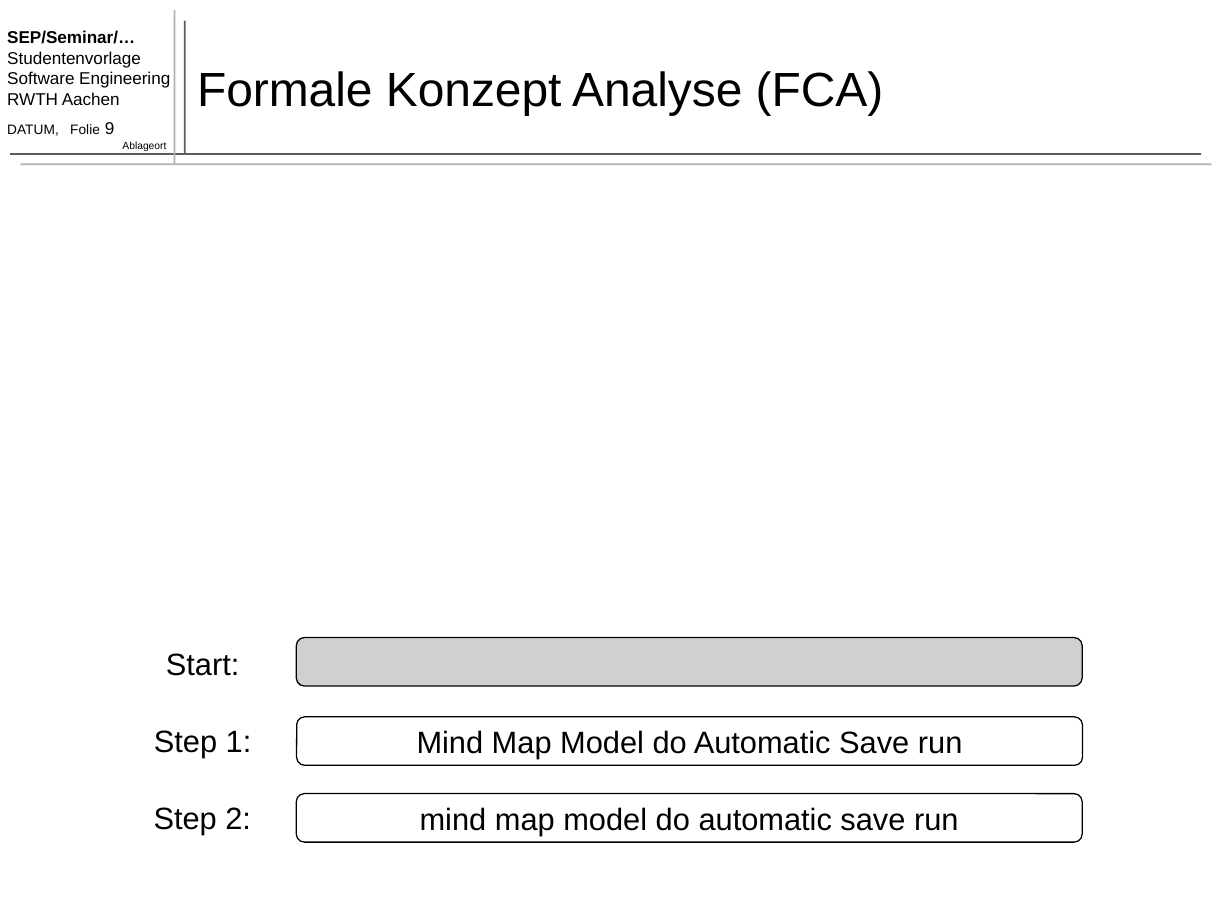
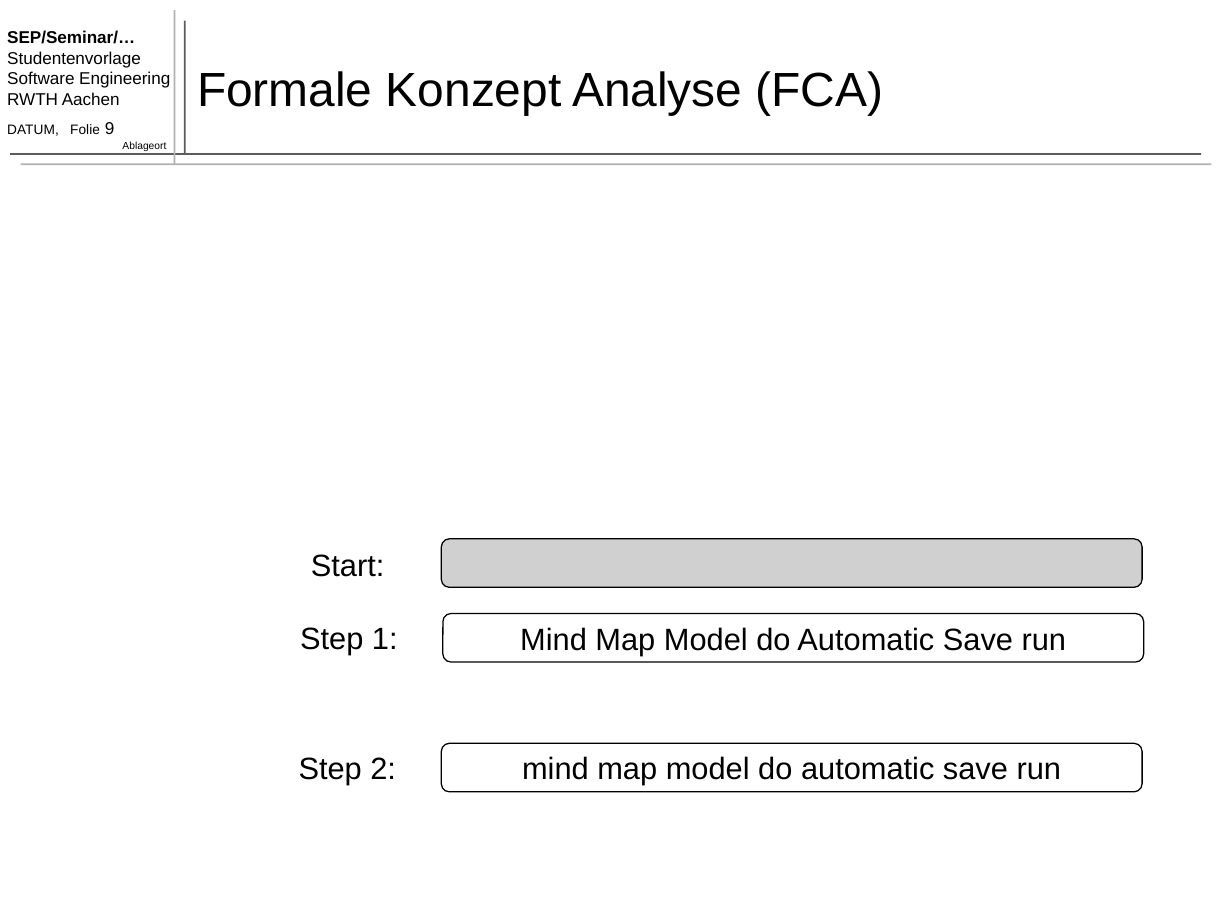
Before and after one commit to TimoBergerbusch/feature-location-techniques, a slide deck: slide 9 of Feature Location Techniques - Präsentation.pptx. Drawn at 1232x924 pixels with LibreOffice and Linux fonts; fonts in the diff are those of the drawing; grey boxes stand for pictures. Boxes give left, top, right and bottom in pixels: in the first picture for what was removed or moved away, otherwise in the second. Text is boxed around its words. In the diff, an @@ line names an element or a change of style, - is before the commit and + after.

```diff
--- a/Feature Location Techniques - Präsentation.pptx
+++ b/Feature Location Techniques - Präsentation.pptx
@@ picture added at (x1=441, y1=538, x2=1142, y2=586) @@
@@ text "Start:" moved from (x1=166, y1=653, x2=239, y2=676) to (x1=311, y1=554, x2=384, y2=577) @@
@@ text "Step 1:" moved from (x1=154, y1=730, x2=252, y2=758) to (x1=300, y1=627, x2=398, y2=655) @@
@@ rounded rectangle "Mind Map Model do Automatic ..." resized from (x1=297, y1=717, x2=1083, y2=765) to (x1=444, y1=614, x2=1145, y2=662) @@
@@ picture removed at (x1=297, y1=638, x2=1083, y2=686) @@
@@ text "Step 2:" moved from (x1=154, y1=807, x2=251, y2=835) to (x1=299, y1=757, x2=396, y2=784) @@
@@ rounded rectangle "mind map model do automatic ..." resized from (x1=297, y1=793, x2=1083, y2=841) to (x1=441, y1=743, x2=1142, y2=791) @@
```
Also in this commit, not shown: 1 other file.
